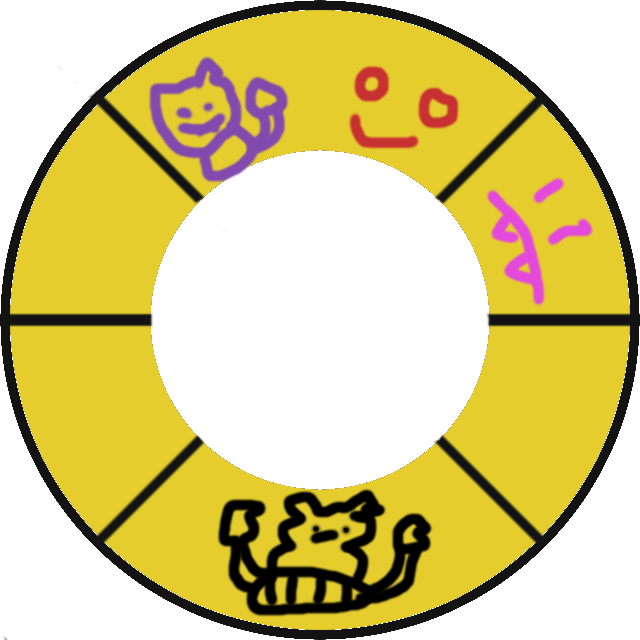
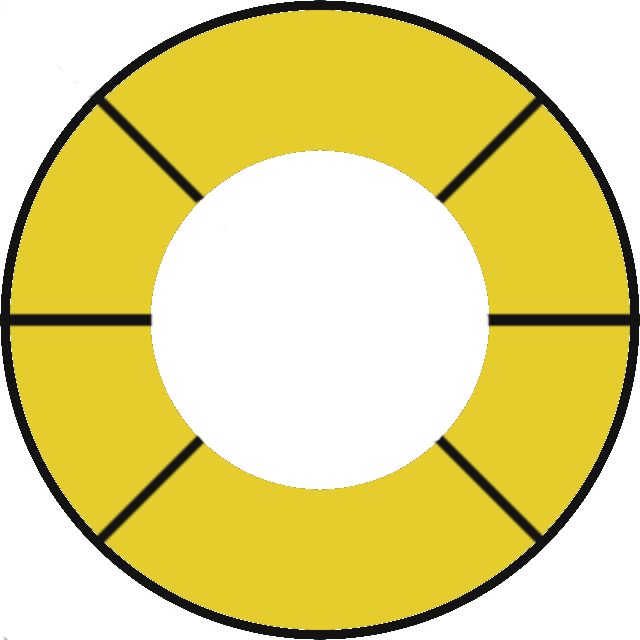
The second 640 x 640 image is a revision of the first. Changes to its layers:
hid "characters", painted on it over [148, 55, 594, 617]
